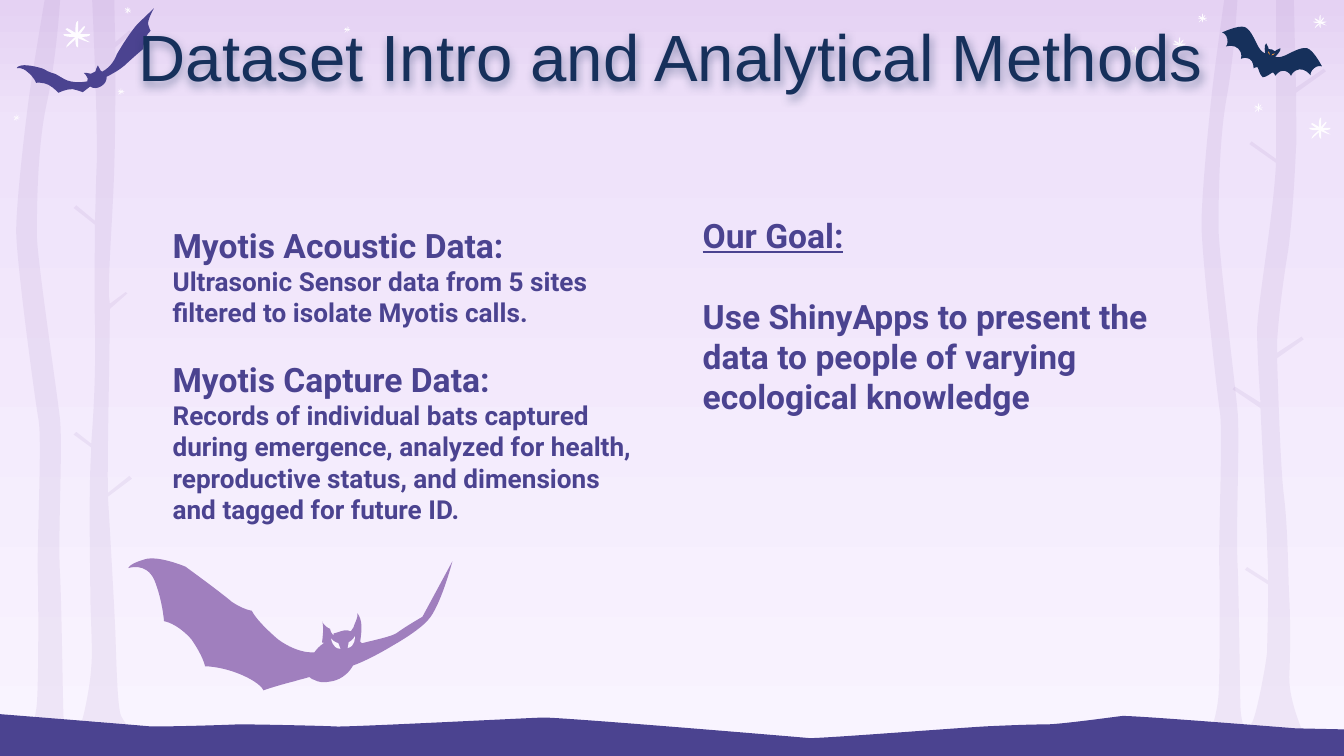
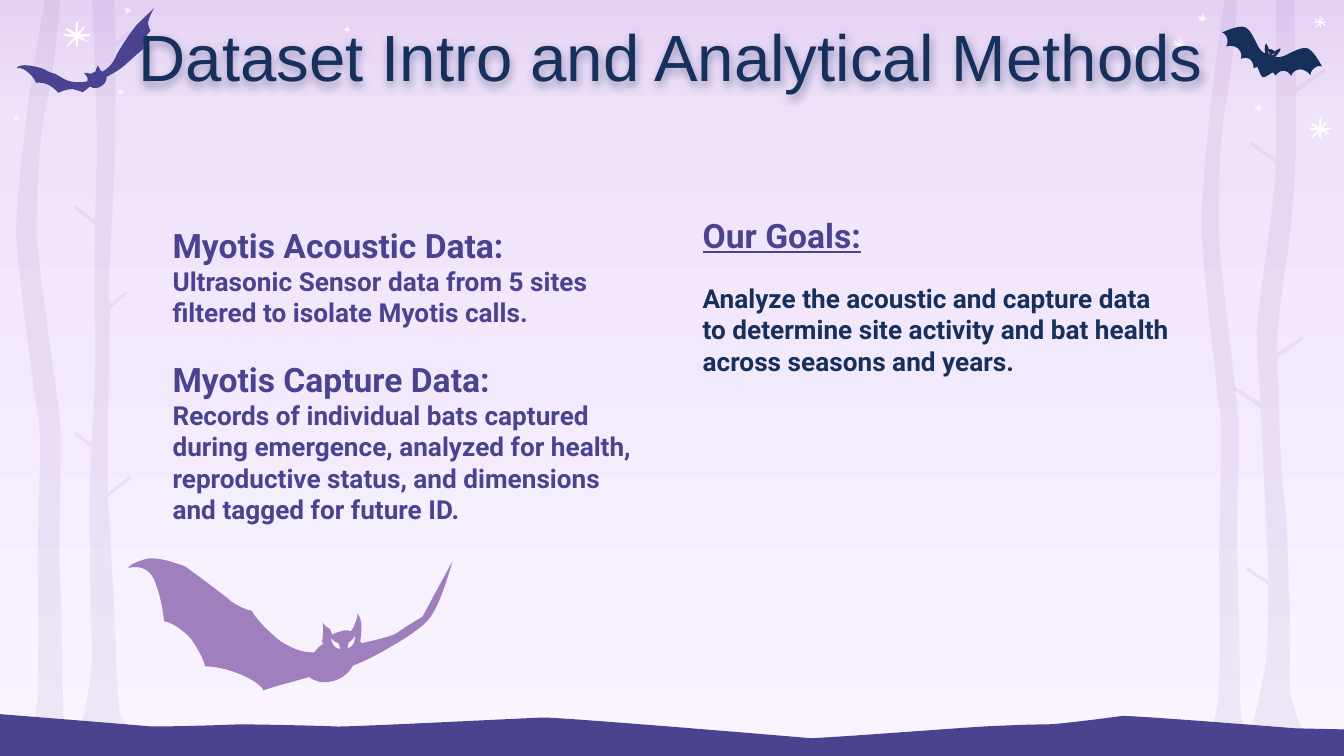
Before and after one commit to ziruizhengandrew/BIS15L_W2026_Group-7, a slide deck: slide 2 of Canadian Bat Phenology Group 7.pptx (slide 3 before the commit). Drawn at 1344x756 pixels with LibreOffice and Linux fonts; fonts in the diff are those of the drawing. Boxes give left, top, right and bottom in pixels: in the first picture for what was removed or moved away, otherwise in the second. Text is boxed around its words. In the diff, an @@ line names an element or a change of style, - is before the commit and + after.

```diff
--- a/Canadian Bat Phenology Group 7.pptx
+++ b/Canadian Bat Phenology Group 7.pptx
@@ text at [703, 223, 1168, 377]: text changed; size 18 to 14 pt; text colour #4B4390 to #16305B @@
-Our Goal:
-Use ShinyApps to present the data to people of varying ecological knowledge
+Our Goals:
+Analyze the acoustic and capture data to determine site activity and bat health across seasons and years.
```
Also in this commit, not shown: 3 other slides changed, 1 slide added, 1 slide removed, 1 other file.
